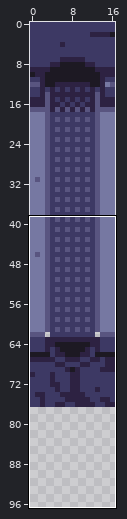
File history of a sprite sheet, assets/tileset/sink.png. The first picture is a wide view before the edit; the outline marks the close-up.
Close-up. Old version:
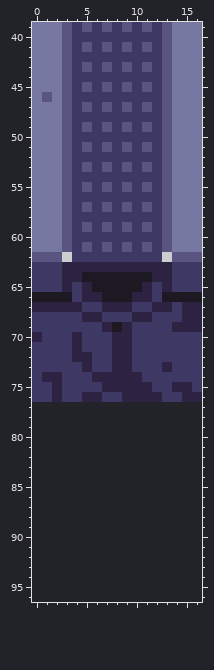
The file is 18x77 pixels. Colours within 5 levels of each other are drawn and written as one. Shown: x 0..16, y 39..96. The old version is drawn lined up with the new one, on the new canvas.
New version:
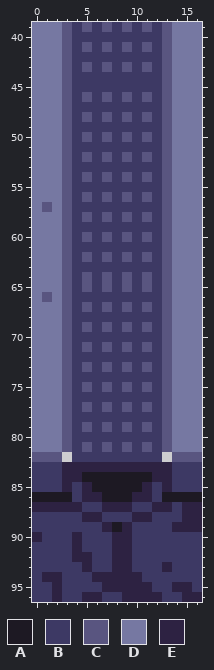
Palette (. is transparent): A #1d1923  B #3d3964  C #595580  D #7678a2  E #2d2242
From old to new:
canvas 18x77 -> 17x97 (the part of the old canvas that was cut away was empty and is not shown)
@@ x 0..16 @@
 44 DDDCBBBBBBBBBCDDD
-45 DDDCBCBCBCBCBCDDD
-46 DCDCBBBBBBBBBCDDD
-47 DDDCBCBCBCBCBCDDD
-48 DDDCBBBBBBBBBCDDD
-49 DDDCBCBCBCBCBCDDD
-50 DDDCBBBBBBBBBCDDD
-51 DDDCBCBCBCBCBCDDD
-52 DDDCBBBBBBBBBCDDD
-53 DDDCBCBCBCBCBCDDD
-54 DDDCBBBBBBBBBCDDD
-55 DDDCBCBCBCBCBCDDD
-56 DDDCBBBBBBBBBCDDD
-57 DDDCBCBCBCBCBCDDD
-58 DDDCBBBBBBBBBCDDD
-59 DDDCBCBCBCBCBCDDD
-60 DDDCBBBBBBBBBCDDD
-61 DDDCBCBCBCBCBCDDD
-62 CCC.BBBBBBBBB.CCC
-63 BBBEEEEEEEEEEEBBB
-64 BBBEEAAAAAAAEEBBB
-65 BBBEBEAAAAAEBEBBB
-66 AAAABEEAAAEEBAAAA
-67 EEEEEBBEEEBBEEBEE
-68 BBBBBEEBBBEEBBBEE
-69 BBBBBBBEAEBBBBEEE
-70 EBBBEBBBEEBBBBBBB
-71 BBBBEBBBEEBBBBBBB
-72 BBBBEEBBEEBBBBBBB
-73 BBBBBEBBEEBBBEBBB
-74 BEEBBBEEEEEBBBBBB
-75 BBEBBBBEEEEEBBEEB
-76 BBEBBEEBBEEEEBBEE
-77 .................
-78 .................
-79 .................
-80 .................
-81 .................
-82 .................
-83 .................
-84 .................
-85 .................
-86 .................
-87 .................
-88 .................
-89 .................
-90 .................
-91 .................
-92 .................
-93 .................
-94 .................
-95 .................
-96 .................
+45 DDDCBBBBBBBBBCDDD
+46 DDDCBCBCBCBCBCDDD
+47 DDDCBBBBBBBBBCDDD
+48 DDDCBCBCBCBCBCDDD
+49 DDDCBBBBBBBBBCDDD
+50 DDDCBCBCBCBCBCDDD
+51 DDDCBBBBBBBBBCDDD
+52 DDDCBCBCBCBCBCDDD
+53 DDDCBBBBBBBBBCDDD
+54 DDDCBCBCBCBCBCDDD
+55 DDDCBBBBBBBBBCDDD
+56 DDDCBCBCBCBCBCDDD
+57 DCDCBBBBBBBBBCDDD
+58 DDDCBCBCBCBCBCDDD
+59 DDDCBBBBBBBBBCDDD
+60 DDDCBCBCBCBCBCDDD
+61 DDDCBBBBBBBBBCDDD
+62 DDDCBCBCBCBCBCDDD
+63 DDDCBBBBBBBBBCDDD
+64 DDDCBCBCBCBCBCDDD
+65 DDDCBCBCBCBCBCDDD
+66 DCDCBBBBBBBBBCDDD
+67 DDDCBCBCBCBCBCDDD
+68 DDDCBBBBBBBBBCDDD
+69 DDDCBCBCBCBCBCDDD
+70 DDDCBBBBBBBBBCDDD
+71 DDDCBCBCBCBCBCDDD
+72 DDDCBBBBBBBBBCDDD
+73 DDDCBCBCBCBCBCDDD
+74 DDDCBBBBBBBBBCDDD
+75 DDDCBCBCBCBCBCDDD
+76 DDDCBBBBBBBBBCDDD
+77 DDDCBCBCBCBCBCDDD
+78 DDDCBBBBBBBBBCDDD
+79 DDDCBCBCBCBCBCDDD
+80 DDDCBBBBBBBBBCDDD
+81 DDDCBCBCBCBCBCDDD
+82 CCC.BBBBBBBBB.CCC
+83 BBBEEEEEEEEEEEBBB
+84 BBBEEAAAAAAAEEBBB
+85 BBBEBEAAAAAEBEBBB
+86 AAAABEEAAAEEBAAAA
+87 EEEEEBBEEEBBEEBEE
+88 BBBBBEEBBBEEBBBEE
+89 BBBBBBBEAEBBBBEEE
+90 EBBBEBBBEEBBBBBBB
+91 BBBBEBBBEEBBBBBBB
+92 BBBBEEBBEEBBBBBBB
+93 BBBBBEBBEEBBBEBBB
+94 BEEBBBEEEEEBBBBBB
+95 BBEBBBBEEEEEBBEEB
+96 BBEBBEEBBEEEEBBEE
Where, in picture pixels (left, top, right, bottom), the same in both close-ups:
changed: (32, 82, 202, 602)
